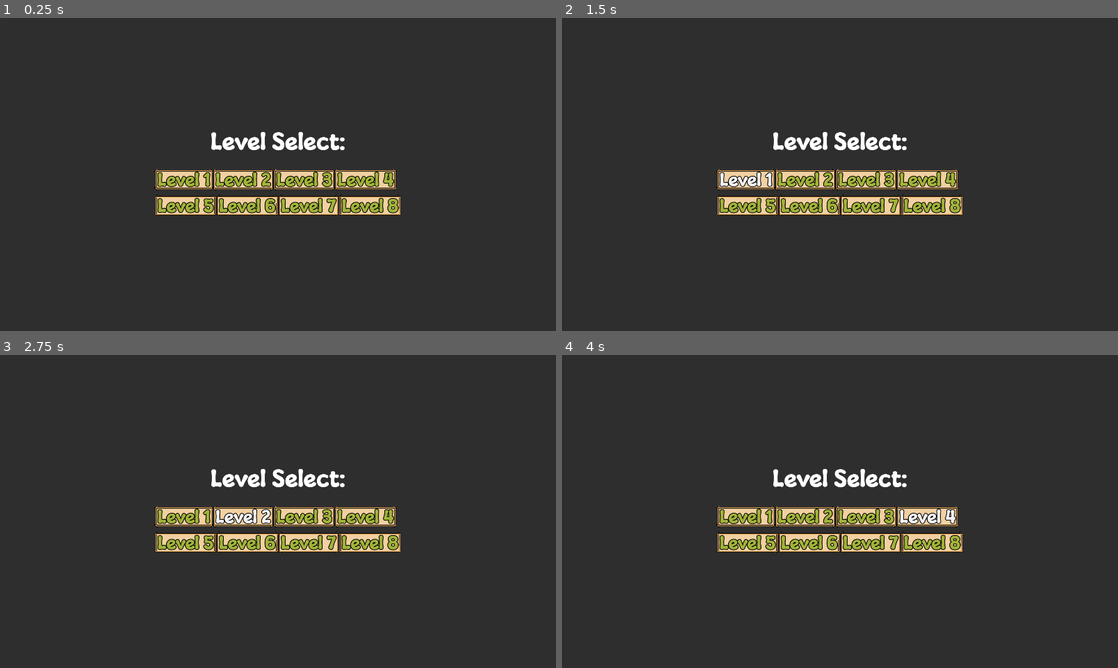
Above: before the commit, frames 1-4 (two rows, left to right).
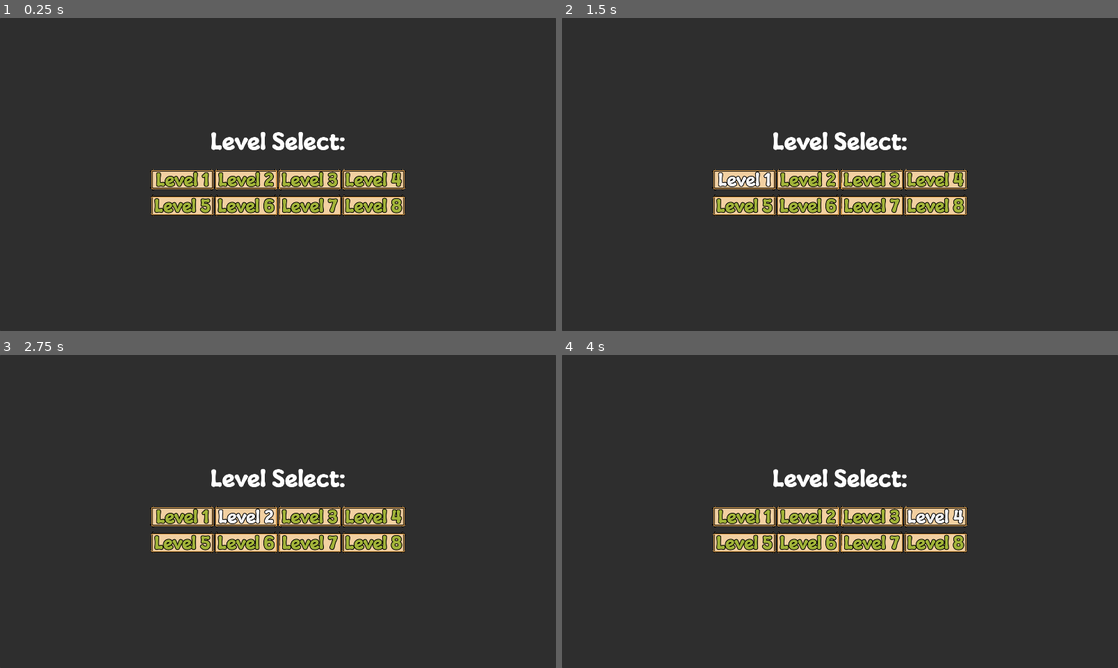
Above: after the commit, the same moments.

Repository: NotTom31/FroggeeToadems
Game: Godot game, scene res://Scenes/UI/level_select.tscn
The game is run twice, just before and just after one commit, with the same random seed, the same clock (stepped at 60 frames per second) and the same inputs. This scene is started directly instead of the project's main scene.
Inputs:
- Up to frame 1 (0.25 s): no input
- Up to frame 2 (1.5 s): click "Level 1" at 0.5 s; click "Level 1" at 1.25 s
- Up to frame 3 (2.75 s): click "Level 2" at 2 s
- Up to frame 4 (4 s): click "Level 3" at 2.75 s; click "Level 4" at 3.5 s

The runs differ from the first frame. In frame 1, 3.0% of the frame differs, in the area x 27-73%, y 48-64%; in frame 2, 3.0%; in frame 3, 3.0%; in frame 4, 3.0%.
Error in both runs: Invalid call. Nonexistent function 'open_gameplay' in base 'Nil'. (res://Code/Levels/level_select.gd:10)

Commit message:
Level select grid spacing fixed

Diff:
--- a/Scenes/UI/level_select.tscn
+++ b/Scenes/UI/level_select.tscn
@@ -47,18 +47,22 @@
 theme_override_constants/separation = 20
 
 [node name="BlankButton" parent="MarginContainer/Panel/VBoxContainer/HBoxContainer" instance=ExtResource("2_cwy8l")]
+custom_minimum_size = Vector2(200, 0)
 layout_mode = 2
 text = "Level 1"
 
 [node name="BlankButton2" parent="MarginContainer/Panel/VBoxContainer/HBoxContainer" instance=ExtResource("2_cwy8l")]
+custom_minimum_size = Vector2(200, 0)
 layout_mode = 2
 text = "Level 2"
 
 [node name="BlankButton3" parent="MarginContainer/Panel/VBoxContainer/HBoxContainer" instance=ExtResource("2_cwy8l")]
+custom_minimum_size = Vector2(200, 0)
 layout_mode = 2
 text = "Level 3"
 
 [node name="BlankButton4" parent="MarginContainer/Panel/VBoxContainer/HBoxContainer" instance=ExtResource("2_cwy8l")]
+custom_minimum_size = Vector2(200, 0)
 layout_mode = 2
 text = "Level 4"
 
@@ -68,18 +72,22 @@
 alignment = 1
 
 [node name="BlankButton5" parent="MarginContainer/Panel/VBoxContainer/HBoxContainer2" instance=ExtResource("2_cwy8l")]
+custom_minimum_size = Vector2(200, 0)
 layout_mode = 2
 text = "Level 5"
 
 [node name="BlankButton6" parent="MarginContainer/Panel/VBoxContainer/HBoxContainer2" instance=ExtResource("2_cwy8l")]
+custom_minimum_size = Vector2(200, 0)
 layout_mode = 2
 text = "Level 6"
 
 [node name="BlankButton7" parent="MarginContainer/Panel/VBoxContainer/HBoxContainer2" instance=ExtResource("2_cwy8l")]
+custom_minimum_size = Vector2(200, 0)
 layout_mode = 2
 text = "Level 7"
 
 [node name="BlankButton8" parent="MarginContainer/Panel/VBoxContainer/HBoxContainer2" instance=ExtResource("2_cwy8l")]
+custom_minimum_size = Vector2(200, 0)
 layout_mode = 2
 text = "Level 8"
 
